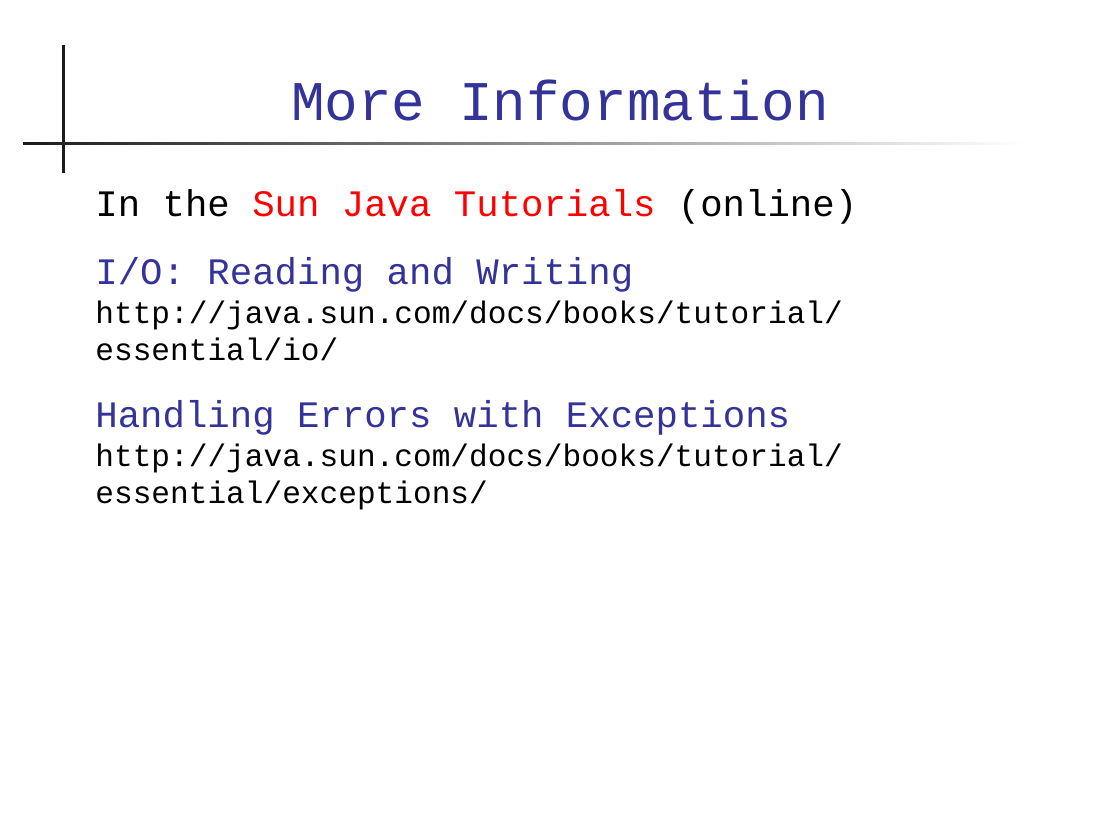
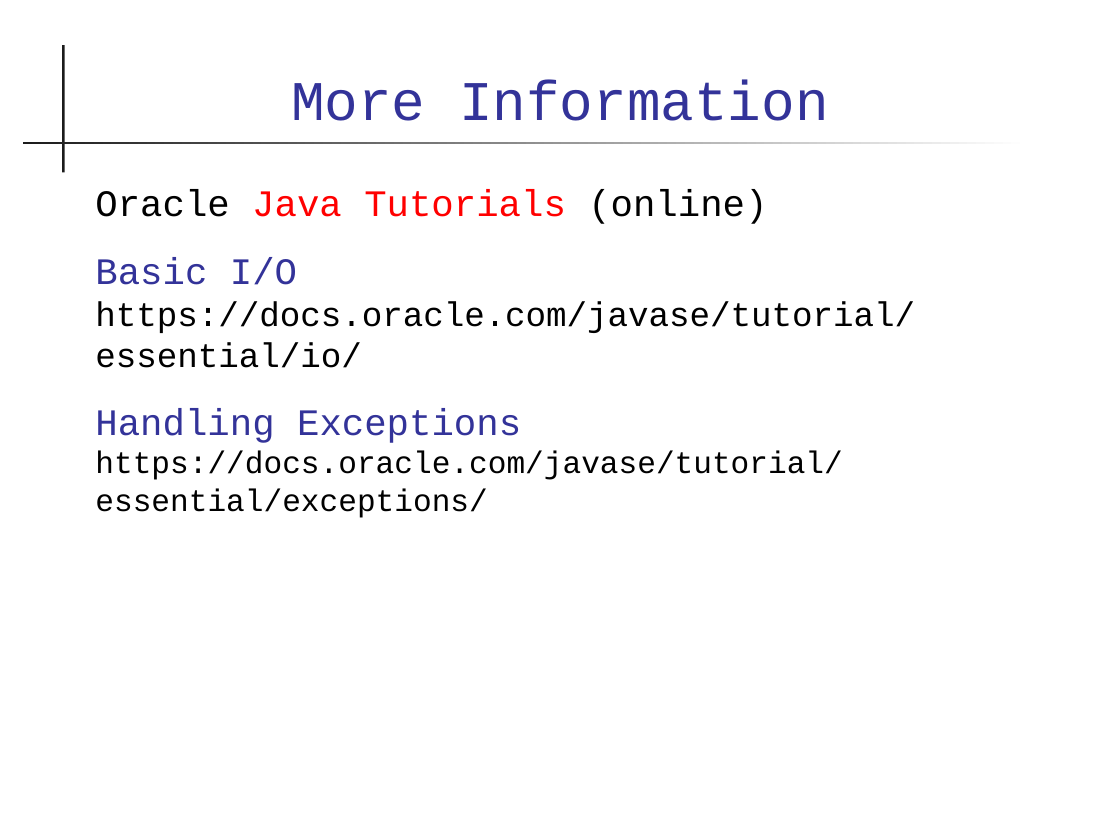
Before and after one commit to skeoop/skeoop.github.io, a slide deck: slide 56 of io/Input-Output.ppt (slide 57 before the commit). Drawn at 1120x840 pixels with LibreOffice and Linux fonts; fonts in the diff are those of the drawing. Boxes give left, top, right and bottom in pixels: in the first picture for what was removed or moved away, otherwise in the second. Text is boxed around its words. In the diff, an @@ line names an element or a change of style, - is before the commit and + after.

Commit message:
fix some wording in I/O slides

```diff
--- a/io/Input-Output.ppt
+++ b/io/Input-Output.ppt
@@ text at bbox=[95, 190, 915, 518]: text changed @@
-In the Sun Java Tutorials (online)
-I/O: Reading and Writing
-http://java.sun.com/docs/books/tutorial/essential/io/
-Handling Errors with Exceptions
-http://java.sun.com/docs/books/tutorial/essential/exceptions/
+Oracle Java Tutorials (online)
+Basic I/O
+https://docs.oracle.com/javase/tutorial/essential/io/
+Handling Exceptions
+https://docs.oracle.com/javase/tutorial/essential/exceptions/
```
Also in this commit, not shown: 23 other slides changed, 1 slide removed, 1 other file.
